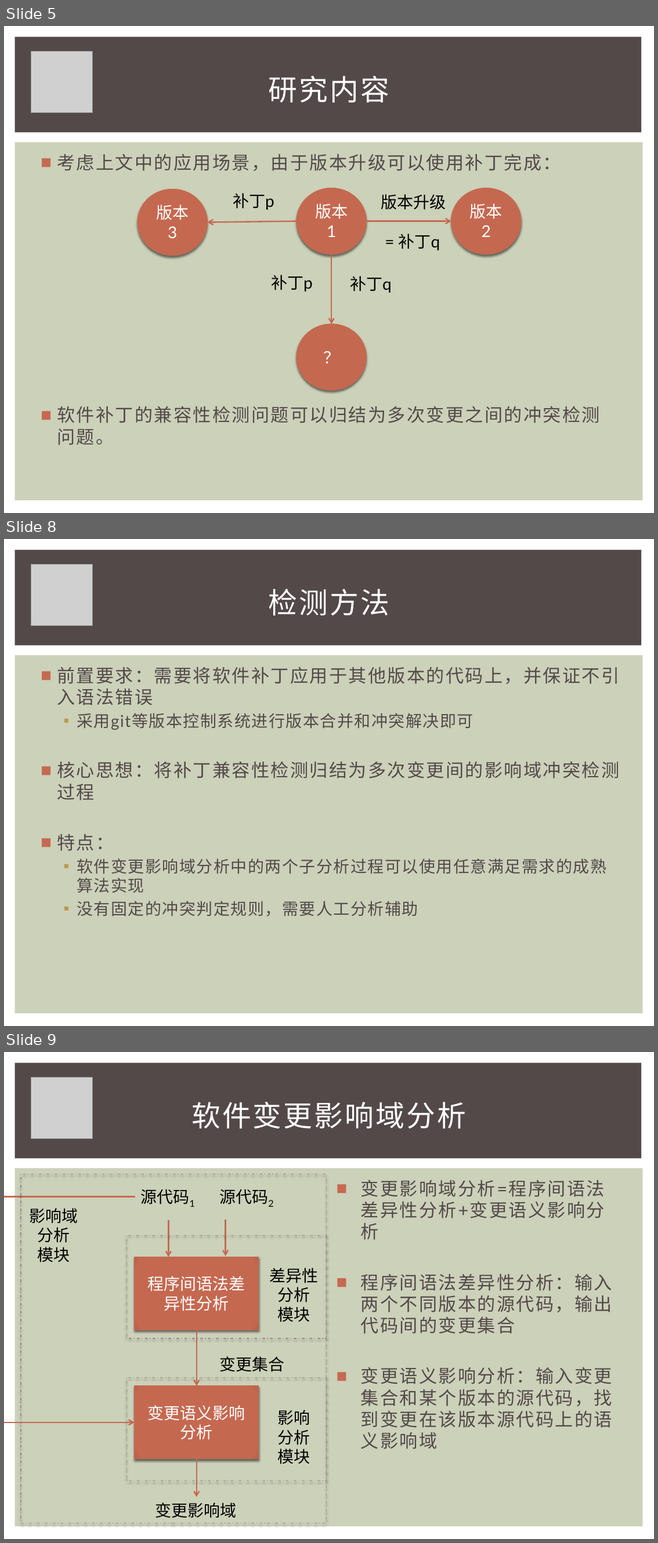
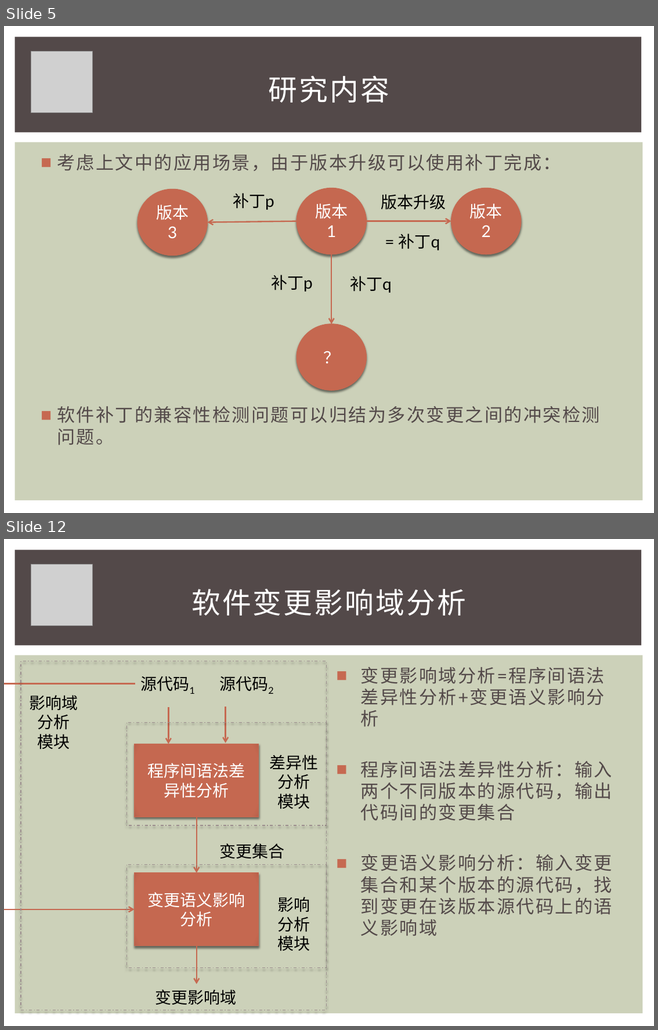
Before and after one commit to iewrer/mythesis, a slide deck: 答辩PPT.pptx. Shown one above the other, each under a label of ours: slides 5, 8 and 9 before the commit, slides 5 and 12 after it; the slides between them are not shown. The pictures are 658x1543 and 658x1030 pixels, drawn with LibreOffice and Linux fonts; fonts in the diff are those of the drawing; grey boxes stand for pictures. Boxes give left, top, right and bottom in pixels: in the first picture for what was removed or moved away, otherwise in the second. Text is boxed around its words. In the diff, an @@ line names an element or a change of style, - is before the commit and + after.

```diff
--- a/答辩PPT.pptx
+++ b/答辩PPT.pptx
@@ slide 8 removed at (x1=4, y1=539, x2=654, y2=1026), background #FFFFFF; not listed: 2 template elements that a slide beside it also shows @@
@@ picture removed at (x1=31, y1=565, x2=92, y2=625) @@
@@ title removed at (x1=268, y1=589, x2=390, y2=616) @@
-检测方法
@@ text removed at (x1=57, y1=667, x2=619, y2=917) @@
-■ 前置要求：需要将软件补丁应用于其他版本的代码上，并保证不引入语法错误
-  ▪ 采用git等版本控制系统进行版本合并和冲突解决即可
-■ 核心思想：将补丁兼容性检测归结为多次变更间的影响域冲突检测过程
-■ 特点：
-  ▪ 软件变更影响域分析中的两个子分析过程可以使用任意满足需求的成熟算法实现
-  ▪ 没有固定的冲突判定规则，需要人工分析辅助
@@ what was slide 9 is now slide 12 @@
```
Also in this commit, not shown: 5 slides changed, 3 other slides removed, 2 other files.
